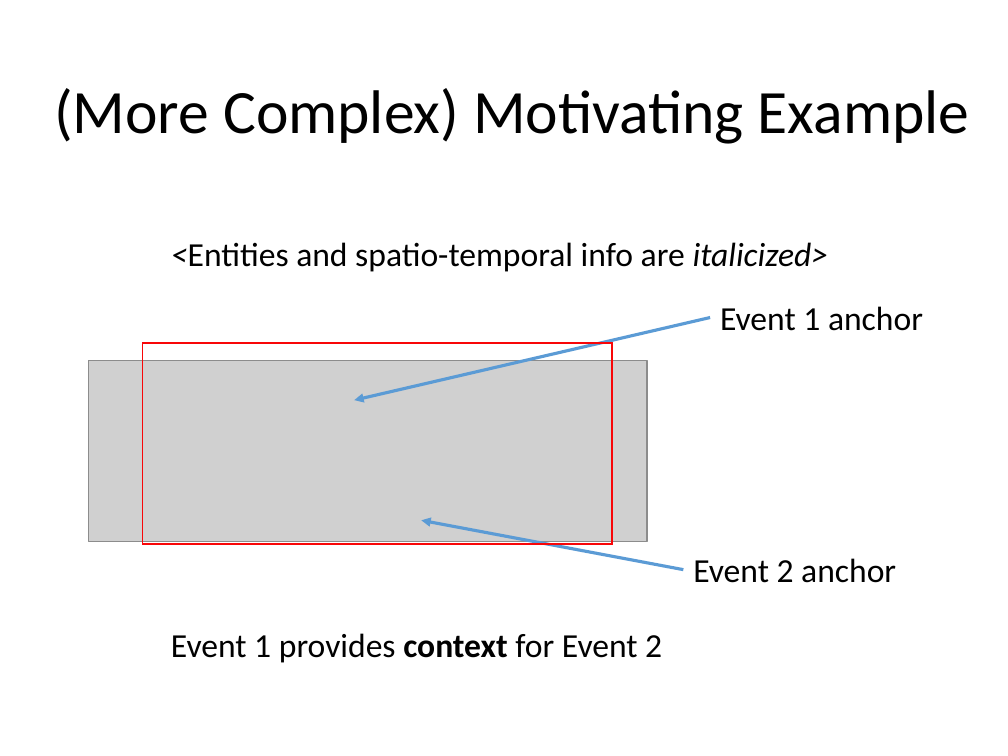
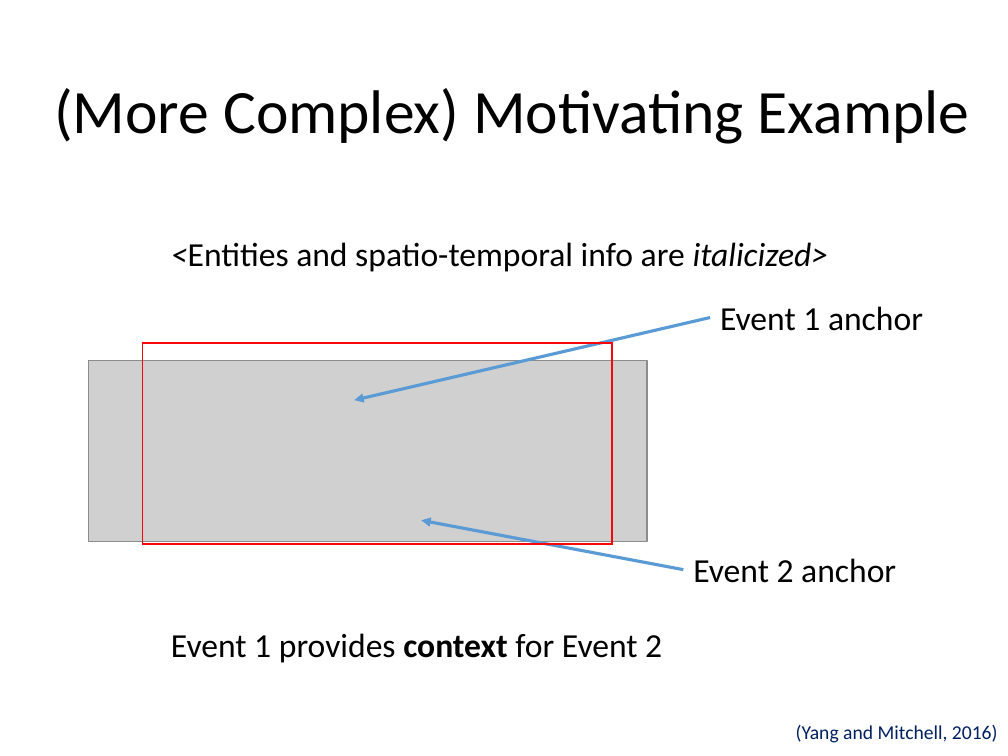
Before and after one commit to evhart/smasac-tutorial, a slide deck: slide 3 of slides/pptx/5-event-extraction.pptx. Drawn at 1008x756 pixels with LibreOffice and Linux fonts; fonts in the diff are those of the drawing; grey boxes stand for pictures. Boxes give left, top, right and bottom in pixels: in the first picture for what was removed or moved away, otherwise in the second. Text is boxed around its words. In the diff, an @@ line names an element or a change of style, - is before the commit and + after.

```diff
--- a/slides/pptx/5-event-extraction.pptx
+++ b/slides/pptx/5-event-extraction.pptx
@@ text added at [796, 725, 998, 743], 14 pt, text #002060 @@
+(Yang and Mitchell, 2016)
```
Also in this commit, not shown: 7 other slides changed, 4 slides added, 4 slides removed, 1 other file.
